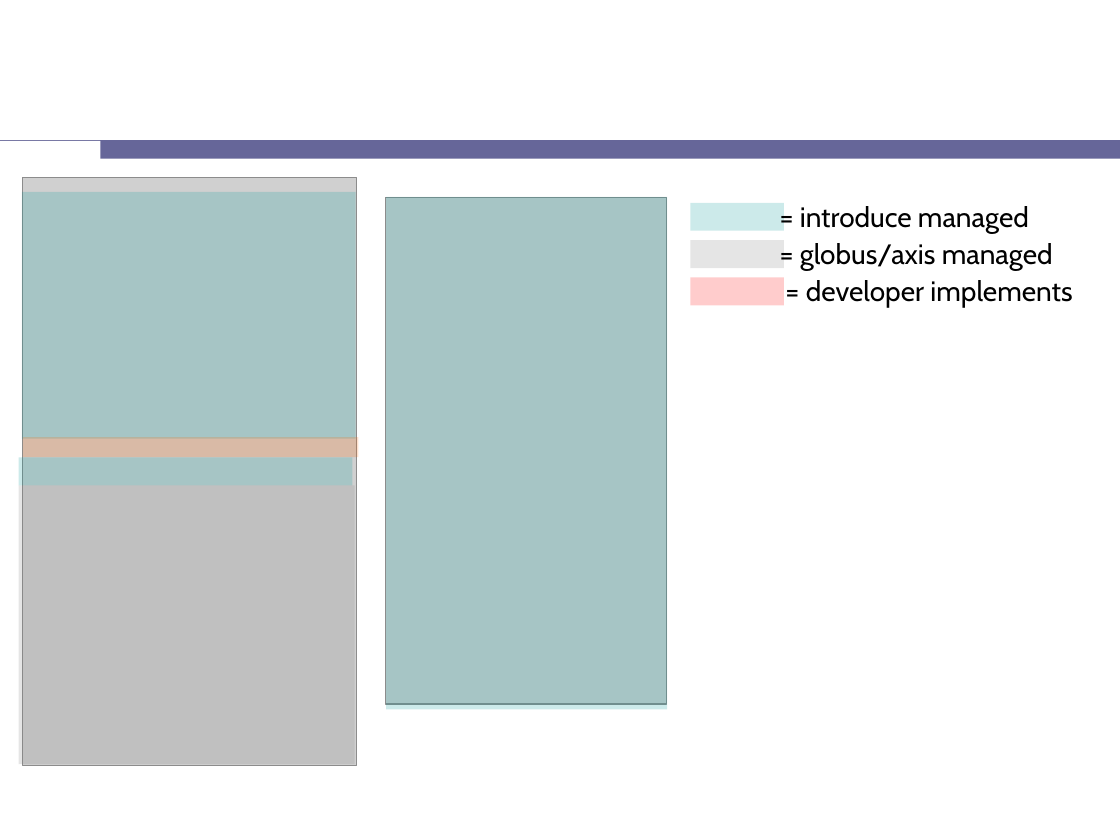
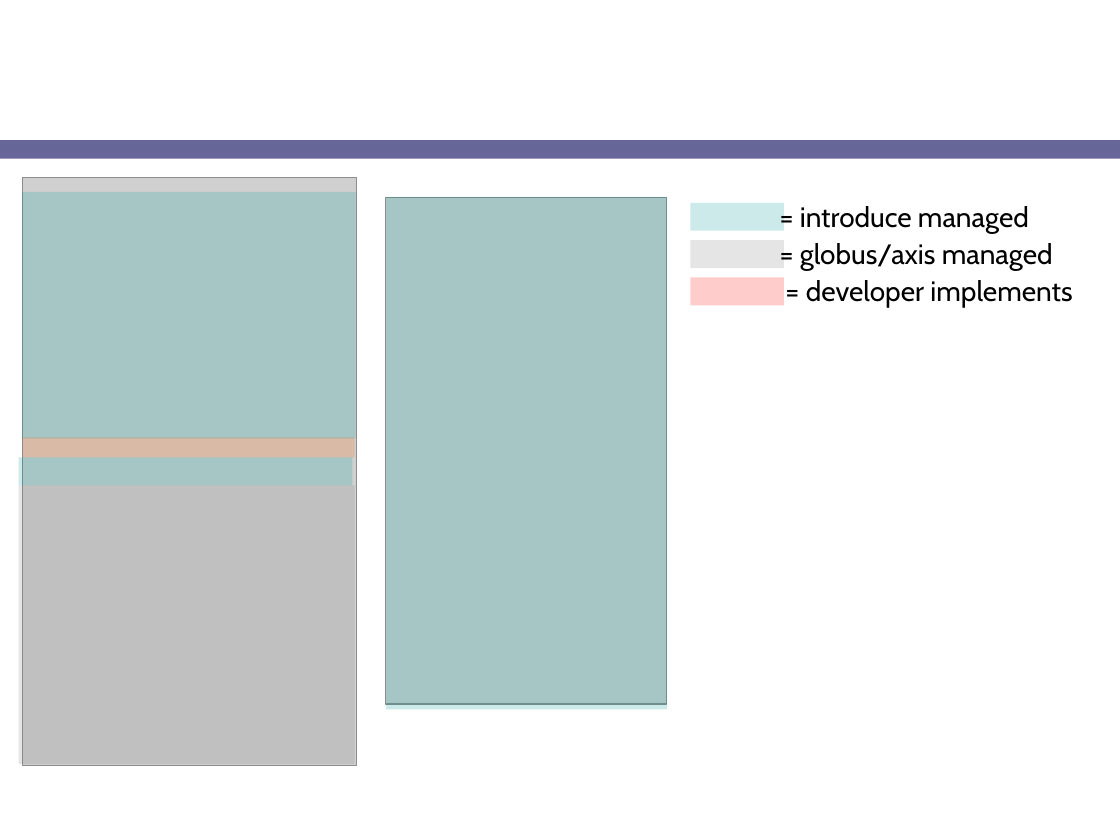
Before and after one commit to NCIP/cagrid-docs, a slide deck: slide 17 of presentations/introduce/Introduce-1.1-OGF-21.ppt (slide 14 before the commit). Drawn at 1120x840 pixels with LibreOffice and Linux fonts; fonts in the diff are those of the drawing; grey boxes stand for pictures; background and template pictures are left out. Boxes give left, top, right and bottom in pixels: in the first picture for what was removed or moved away, otherwise in the second. Text is boxed around its words. In the diff, an @@ line names an element or a change of style, - is before the commit and + after.

```diff
--- a/presentations/introduce/Introduce-1.1-OGF-21.ppt
+++ b/presentations/introduce/Introduce-1.1-OGF-21.ppt
@@ rectangle removed at (0,141,101,840) @@
@@ rectangle: place and size @@
-rectangle at (22,437,358,457)
+rectangle at (22,437,354,457)
```
Also in this commit, not shown: 4 other slides changed, 7 slides added, 3 slides removed.
